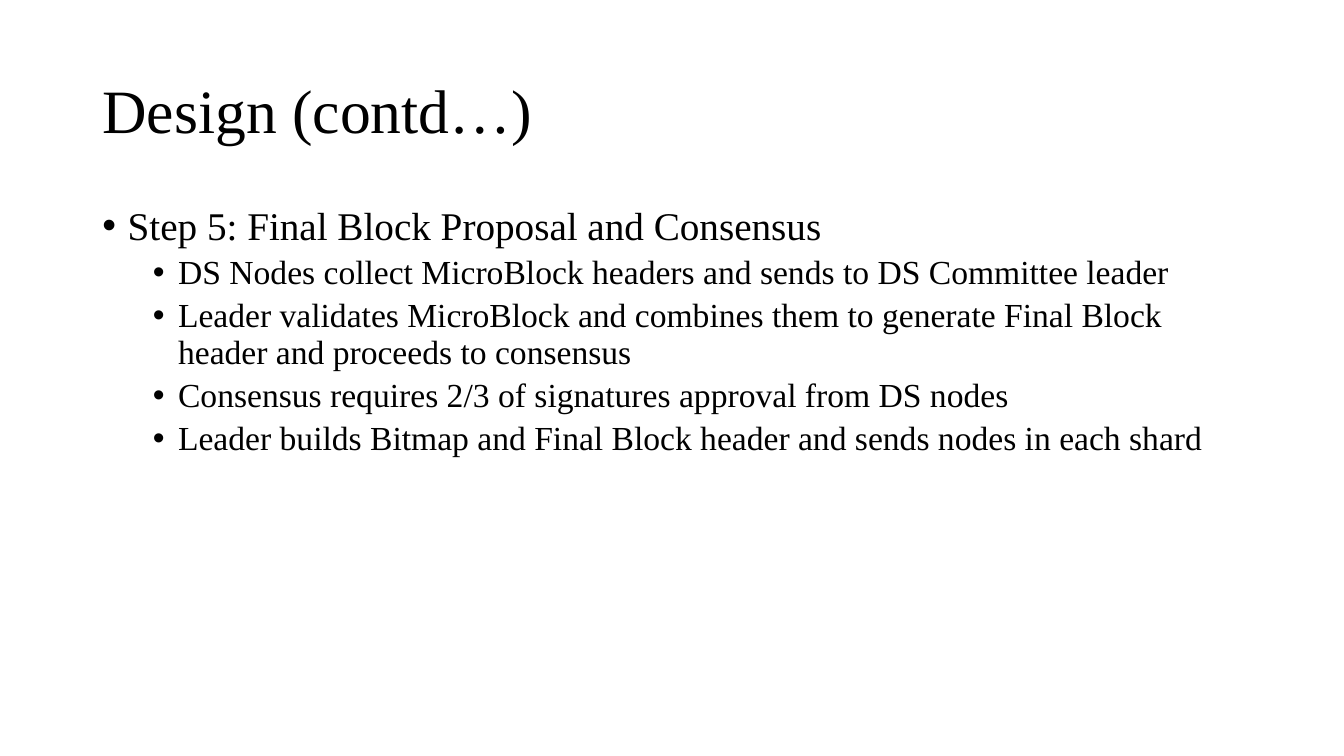
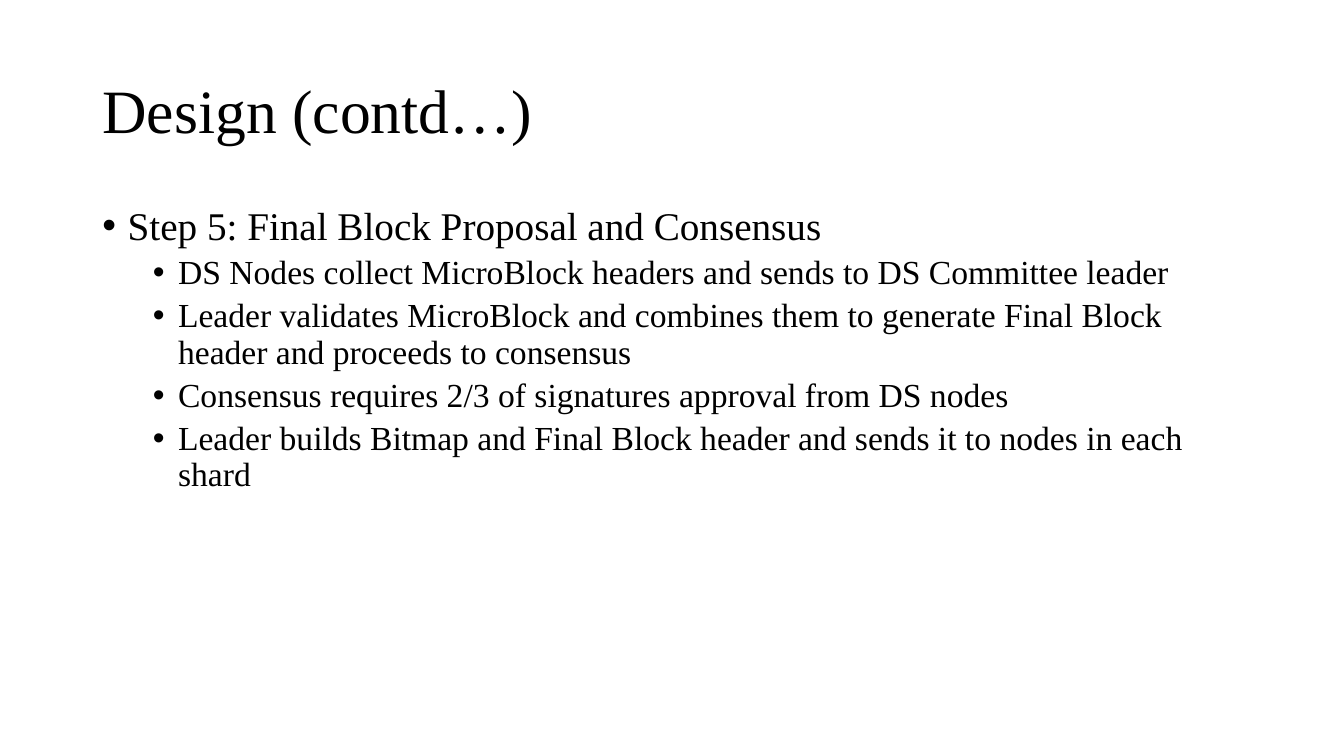
Before and after one commit to Tsajan/2018FallSemPOSTECH, a slide deck: slide 14 of CSED601 Dependable Computing/Sharding.pptx. Drawn at 1344x756 pixels with LibreOffice and Linux fonts; fonts in the diff are those of the drawing. Boxes give left, top, right and bottom in pixels: in the first picture for what was removed or moved away, otherwise in the second. Text is boxed around its words. In the diff, an @@ line names an element or a change of style, - is before the commit and + after.

```diff
--- a/CSED601 Dependable Computing/Sharding.pptx
+++ b/CSED601 Dependable Computing/Sharding.pptx
@@ text at (178, 426, 1182, 487): text changed @@
-  • Leader builds Bitmap and Final Block header and sends nodes in each shard
+  • Leader builds Bitmap and Final Block header and sends it to nodes in each shard
```
Also in this commit, not shown: 10 other slides changed, 6 slides added, 2 other files.
